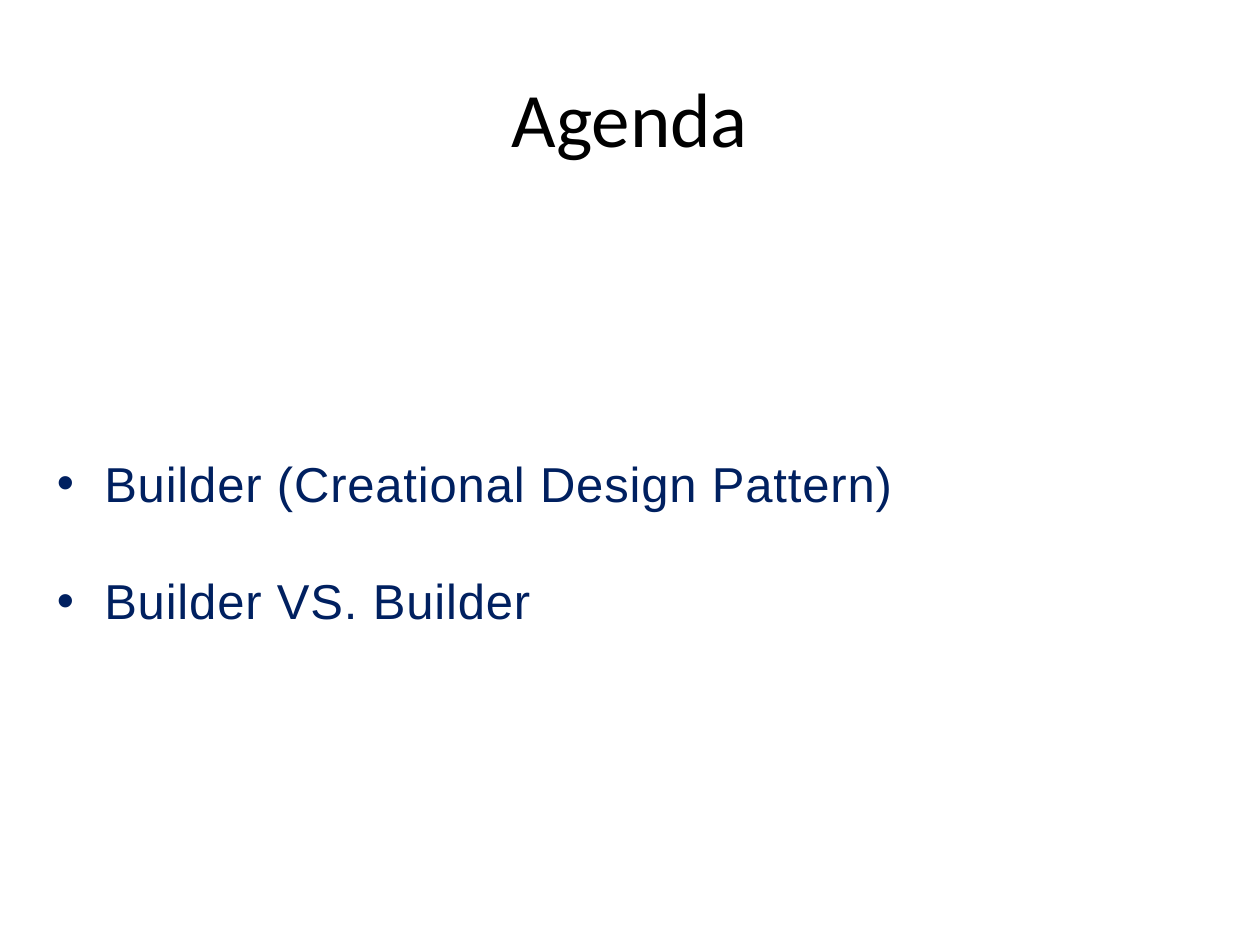
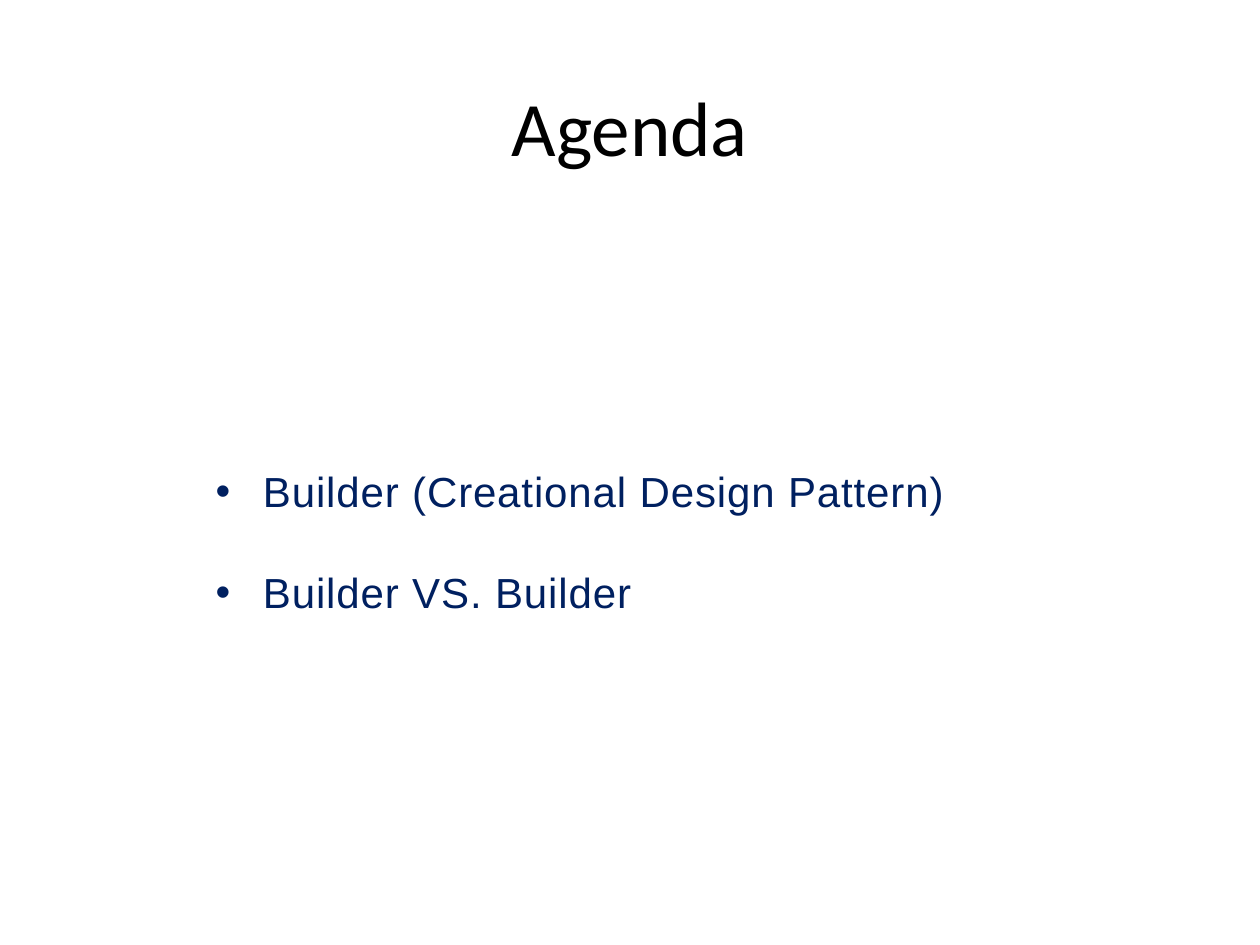
Before and after one commit to PlumpMath/DesignPattern-956, a slide deck: slide 2 of _Doc/DesignPattern.P2.Creational(Bulder).pptx. Drawn at 1260x945 pixels with LibreOffice and Linux fonts; fonts in the diff are those of the drawing. Boxes give left, top, right and bottom in pixels: in the first picture for what was removed or moved away, otherwise in the second. Text is boxed around its words. In the diff, an @@ line names an element or a change of style, - is before the commit and + after.

Commit message:
Updated Builder code and PPT.

```diff
--- a/_Doc/DesignPattern.P2.Creational(Bulder).pptx
+++ b/_Doc/DesignPattern.P2.Creational(Bulder).pptx
@@ title "Agenda": place and size @@
-title "Agenda" at box(512, 93, 748, 161)
+title "Agenda" at box(512, 102, 748, 170)
@@ text "Builder (Creational Design Pattern)": place and size @@
-text "Builder (Creational Design Pattern)" at box(104, 466, 892, 620)
+text "Builder (Creational Design Pattern)" at box(263, 476, 944, 609)
@@ text "Builder (Creational Design Pattern)" at box(263, 476, 944, 609): size 28 to 24 pt @@
```
Also in this commit, not shown: 6 other slides changed, 8 slides added, 5 slides removed, 30 other files.
